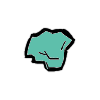
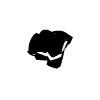
Two versions of the same layered image (100x100). Layer-by-layer changes:
added layer "Layer" above "hand-4.png" over (x1=27, y1=29, x2=73, y2=69)
hid "hand-4.png" over (x1=23, y1=27, x2=76, y2=73)
